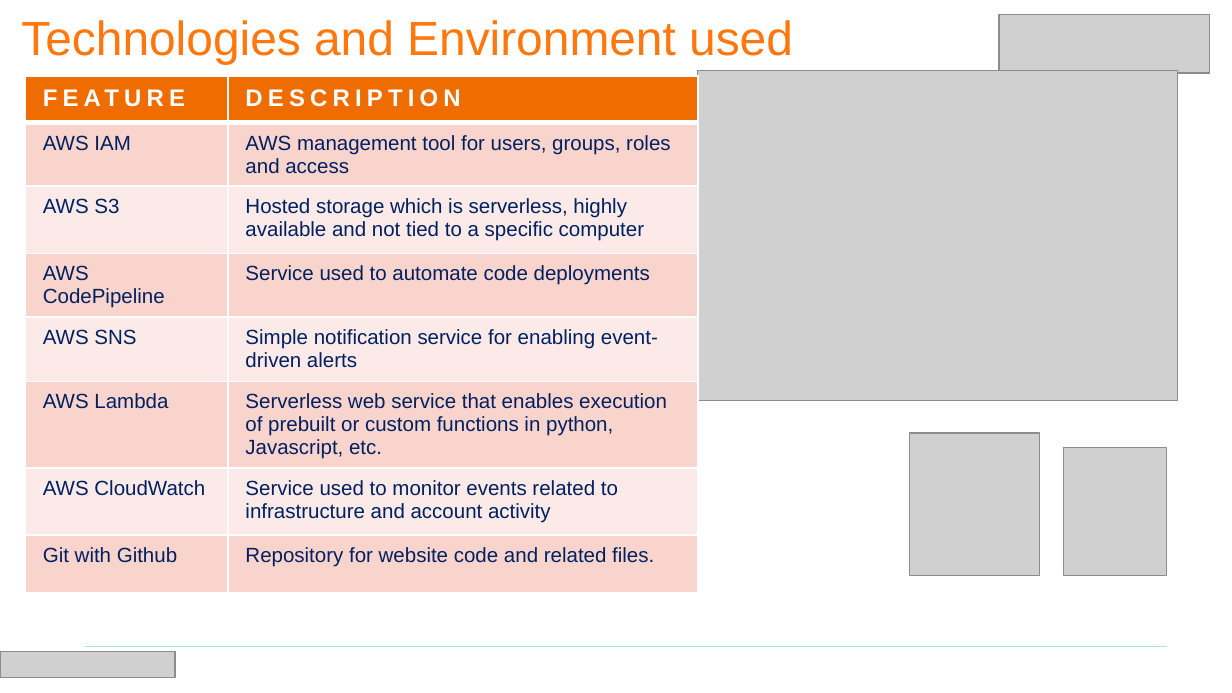
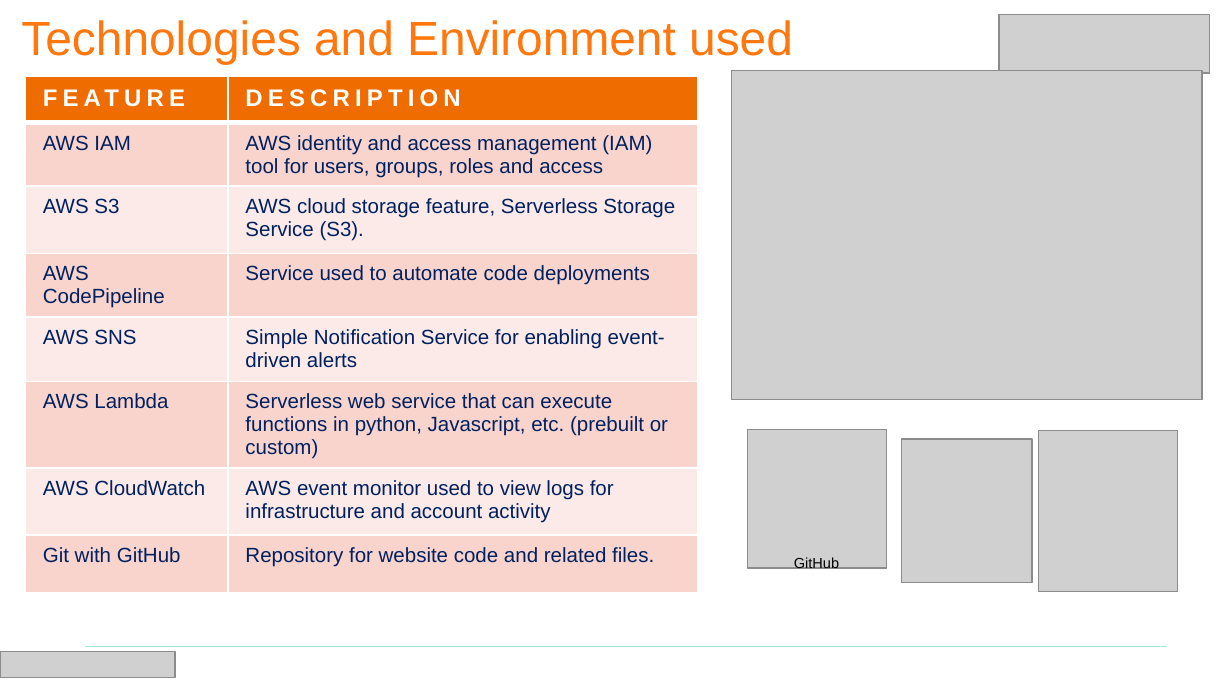
Before and after one commit to kbriggzi/Team1, a slide deck: slide 6 of BAH CE Team Presentation Template.pptx. Drawn at 1232x693 pixels with LibreOffice and Linux fonts; fonts in the diff are those of the drawing; grey boxes stand for pictures. Boxes give left, top, right and bottom in pixels: in the first picture for what was removed or moved away, otherwise in the second. Text is boxed around its words. In the diff, an @@ line names an element or a change of style, - is before the commit and + after.

Commit message:
Changes to Slide 6 included updated diagram

```diff
--- a/BAH CE Team Presentation Template.pptx
+++ b/BAH CE Team Presentation Template.pptx
@@ table at (25,76,697,607) @@
-row 2, column 2: AWS management tool for users, groups, roles and access
+row 2, column 2: AWS identity and access management (IAM) tool for users, groups, roles and access
-row 3, column 2: Hosted storage which is serverless, highly available and not tied to a specific computer
+row 3, column 2: AWS cloud storage feature, Serverless Storage Service (S3).
-row 5, column 2: Simple notification service for enabling event-driven alerts
+row 5, column 2: Simple Notification Service for enabling event-driven alerts
-row 6, column 2: Serverless web service that enables execution of prebuilt or custom functions in python, Javascript, etc.
+row 6, column 2: Serverless web service that can execute functions in python, Javascript, etc. (prebuilt or custom)
-row 7, column 2: Service used to monitor events related to infrastructure and account activity
+row 7, column 2: AWS event monitor used to view logs for infrastructure and account activity
-row 8, column 1: Git with Github
+row 8, column 1: Git with GitHub
@@ picture: place and size @@
-picture at (697,70,1178,400)
+picture at (731,70,1201,399)
@@ picture added at (748,429,887,568) @@
@@ picture: place and size @@
-picture at (909,434,1039,577)
+picture at (902,439,1032,582)
@@ picture: place and size @@
-picture at (1063,447,1167,575)
+picture at (1039,430,1178,591)
@@ text added at (794,557,839,571), 8.5 pt, text #000000 @@
+GitHub
```
